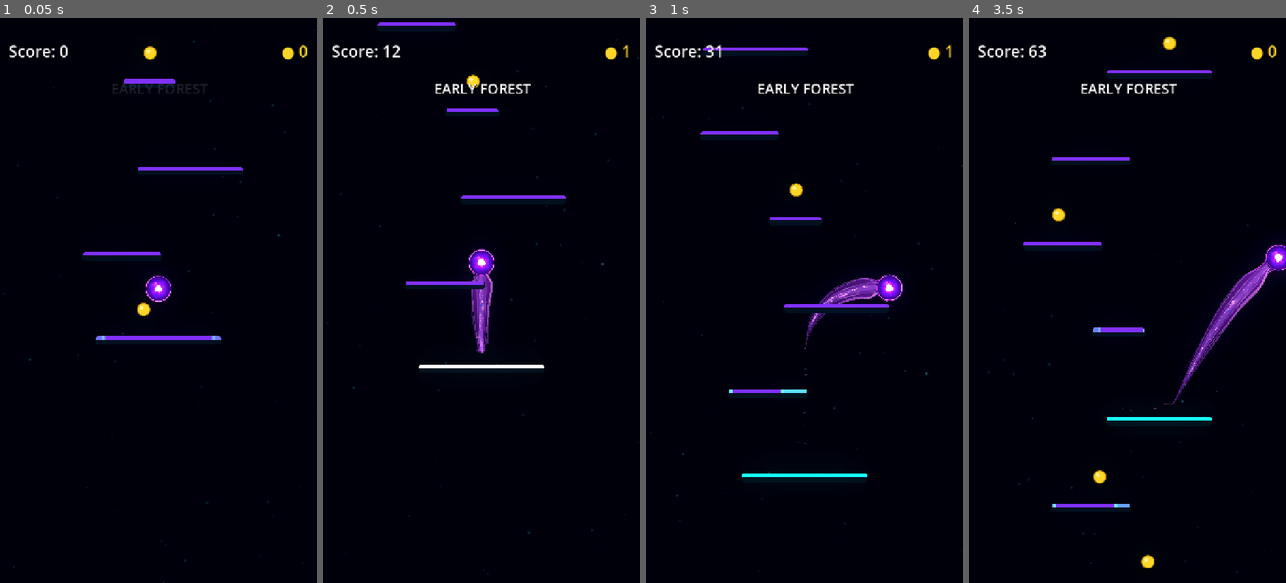
Above: before the commit, frames 1-4 (left to right).
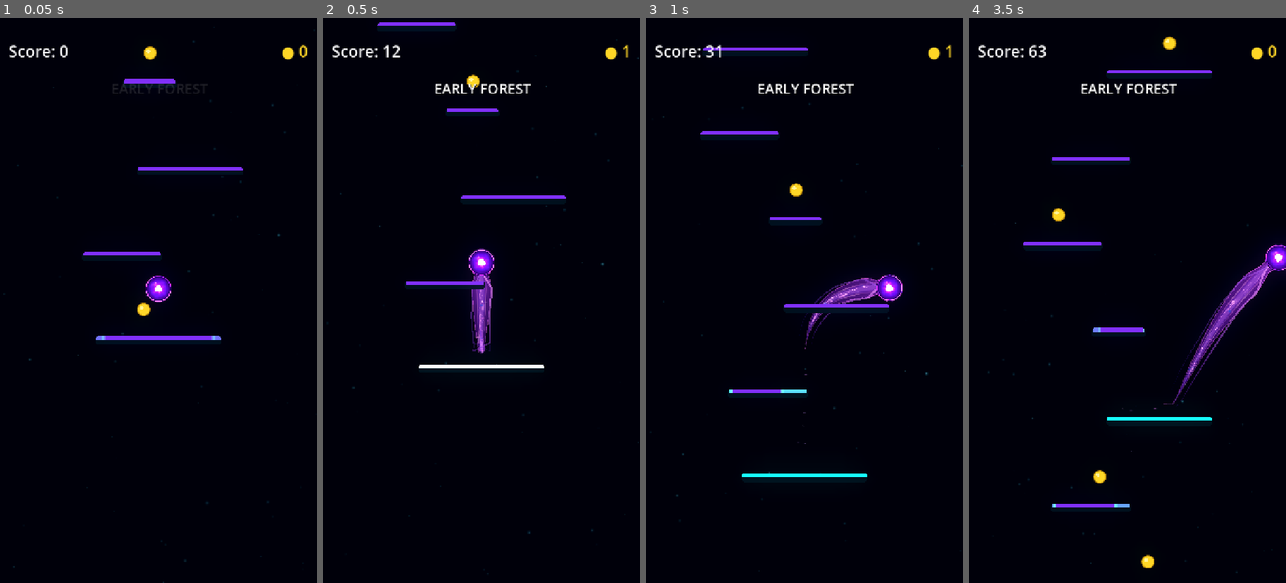
Above: after the commit, the same moments.

Repository: Kryodo/TowerJump
Game: Godot game, scene res://scenes/main.tscn
Two runs of this game, one before a commit and one after it. Both use one fixed random seed, a clock stepped at 60 frames per second and the inputs below.
Inputs (mouse positions are in pixels of both pictures, inside the frame that each line leads up to):
- Up to frame 1 (0.05 s): no input
- Up to frame 2 (0.5 s): no input
- Up to frame 3 (1 s): move the mouse to (874, 272) at 0.52 s; hold Right (ui_right) from 0.53 s (still down); click (874, 272) at 0.67 s
- Up to frame 4 (3.5 s): release Right (ui_right) at 1.25 s; drag from (1064, 328) to (1117, 193) at 1.27 s; click "Nochmal spielen" at 2 s; move the mouse to (1159, 176) at 2.77 s; hold Right (ui_right) from 2.78 s (still down)

Frame 1 is identical in both runs. In frame 2, 0.2% of the frame differs, in the area x 46-54%, y 45-59%; in frame 3, 0.2%; in frame 4, 0.4%, in the area x 64-96%, y 43-69%.

Commit message:
Smooth wisp emergence and increase diagonal separation

Diff:
--- a/scripts/ball_trail.gd
+++ b/scripts/ball_trail.gd
@@ -308,7 +308,9 @@
 		tangent = tangent.normalized()
 		var perpendicular := Vector2(-tangent.y, tangent.x)
 		var progress: float = distance_along / total_distance
-		var envelope: float = smoothstep(0.015, 0.18, progress)
+		# Delay the visible peel-away so the wisps don't appear to sprout from
+		# the seam directly under the orb. Their lateral movement builds smoothly.
+		var envelope: float = smoothstep(0.045, 0.235, progress)
 		var sway: float = sin(_trail_time * 0.75 + progress * 6.7 + phase)
 		var flutter: float = sin(_trail_time * 1.10 + progress * 10.5 + phase * 1.6)
 
@@ -334,9 +336,32 @@
 		var clearance: float = (
 			1.5 + amplitude * 0.08 * (1.0 + sway)
 		) * wisp_strength
-		var lateral_flutter: float = flutter * (1.5 + amplitude * 0.08) * wisp_strength * 0.75
+
+		# Reduce crossings near the neck, where random contour intersections
+		# look messy. Let the lower filaments flutter more freely as they peel out.
+		var flutter_envelope: float = lerp(
+			0.28,
+			1.0,
+			smoothstep(0.20, 0.48, progress)
+		)
+		var lateral_flutter: float = (
+			flutter
+			* (1.2 + amplitude * 0.07)
+			* wisp_strength
+			* 0.62
+			* flutter_envelope
+		)
+
+		# Gradually increase lateral spread down the tail. This gives the wisps
+		# a gentle diagonal sweep away from the body instead of tracing the
+		# contour at a nearly constant distance.
+		var diagonal_spread: float = lerp(
+			0.0,
+			5.5,
+			smoothstep(0.18, 0.78, progress)
+		) * min(wisp_strength, 1.5)
 		var target_offset: float = max(
-			silhouette_half_width * 0.80 + clearance + lateral_flutter,
+			silhouette_half_width * 0.80 + clearance + lateral_flutter + diagonal_spread,
 			silhouette_half_width * 0.48
 		)
 		var drift: float = target_offset * envelope
